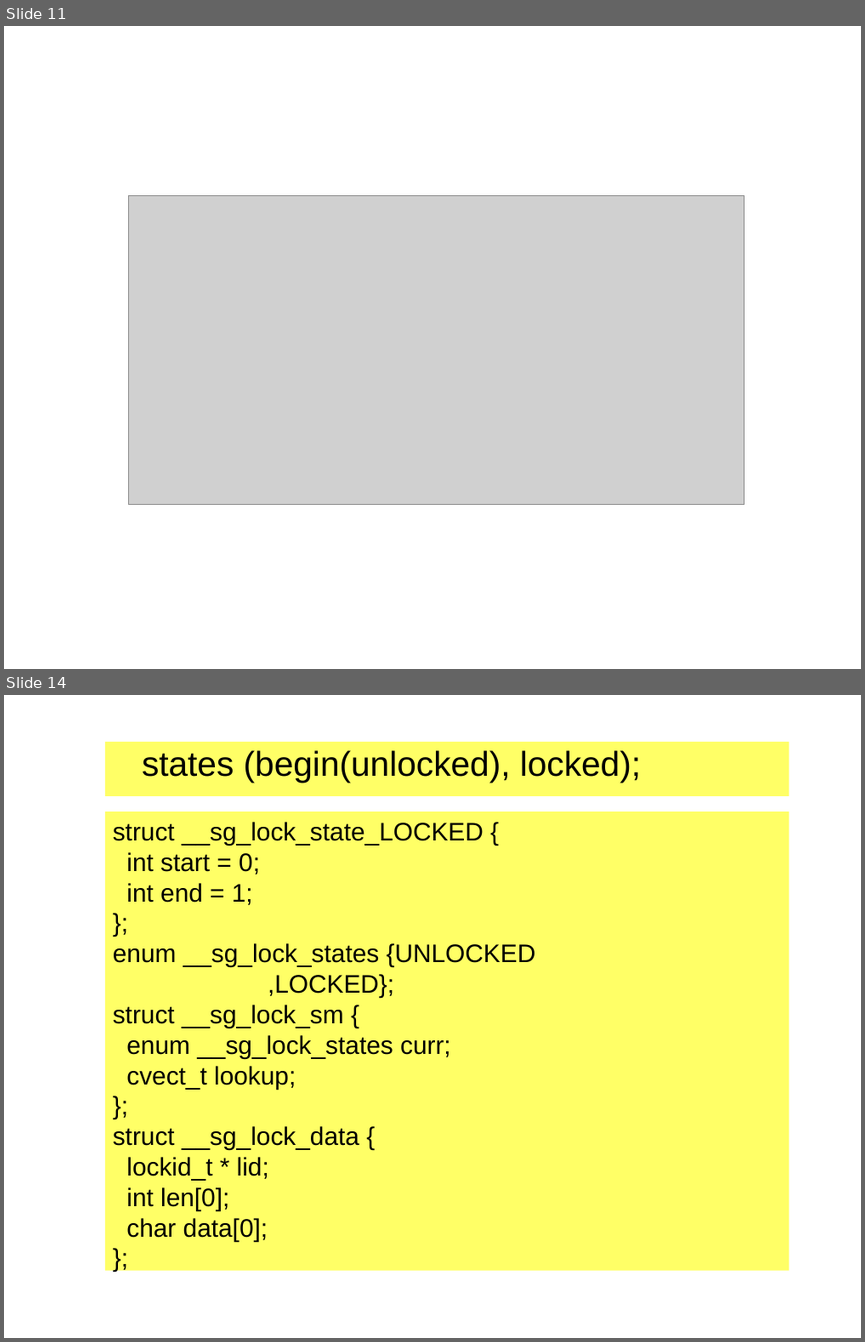
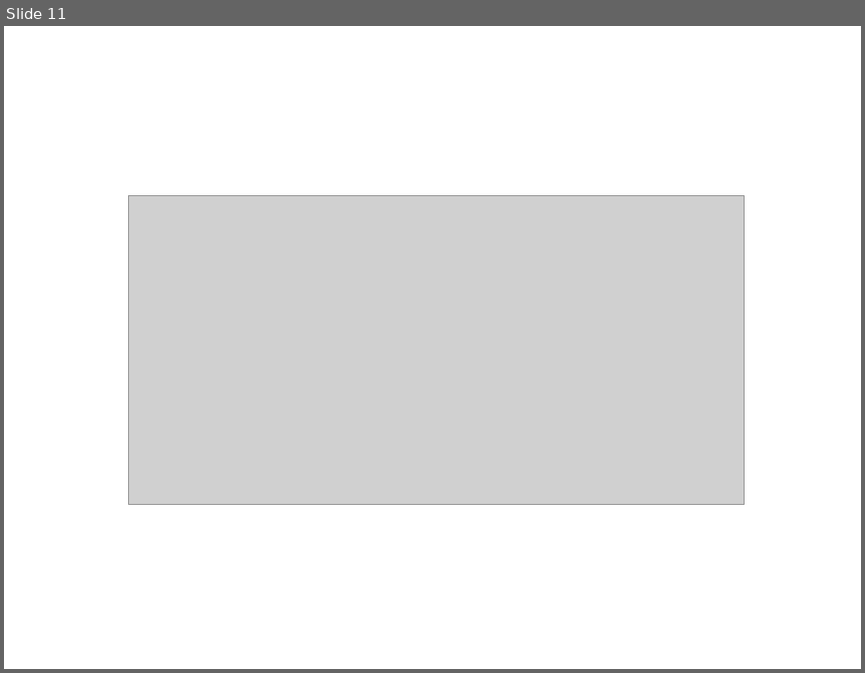
Before and after one commit to akhirsch/Pony-Doc, a slide deck: presentations/final_pres.odp. Shown one above the other, each under a label of ours: slides 11 and 14 before the commit, slide 11 after it; the slides between them are not shown. The pictures are 865x1342 and 865x673 pixels, drawn with LibreOffice and Linux fonts; fonts in the diff are those of the drawing; grey boxes stand for pictures. Boxes give left, top, right and bottom in pixels: in the first picture for what was removed or moved away, otherwise in the second. Text is boxed around its words. In the diff, an @@ line names an element or a change of style, - is before the commit and + after.

```diff
--- a/presentations/final_pres.odp
+++ b/presentations/final_pres.odp
@@ slide 14 removed at (4, 695, 861, 1338), background #FFFFFF @@
@@ text removed at (105, 742, 789, 796) @@
-states (begin(unlocked), locked);
@@ rectangle removed at (105, 811, 789, 1270) @@
-struct __sg_lock_state_LOCKED {
-int start = 0;
-int end = 1;
-};
-enum __sg_lock_states {UNLOCKED
-,LOCKED};
-struct __sg_lock_sm {
-enum __sg_lock_states curr;
-cvect_t lookup;
-};
-struct __sg_lock_data {
-lockid_t * lid;
-int len[0];
-char data[0];
-};
```
Also in this commit, not shown: 5 slides changed, 7 slides added, 3 other slides removed, 19 other files.
